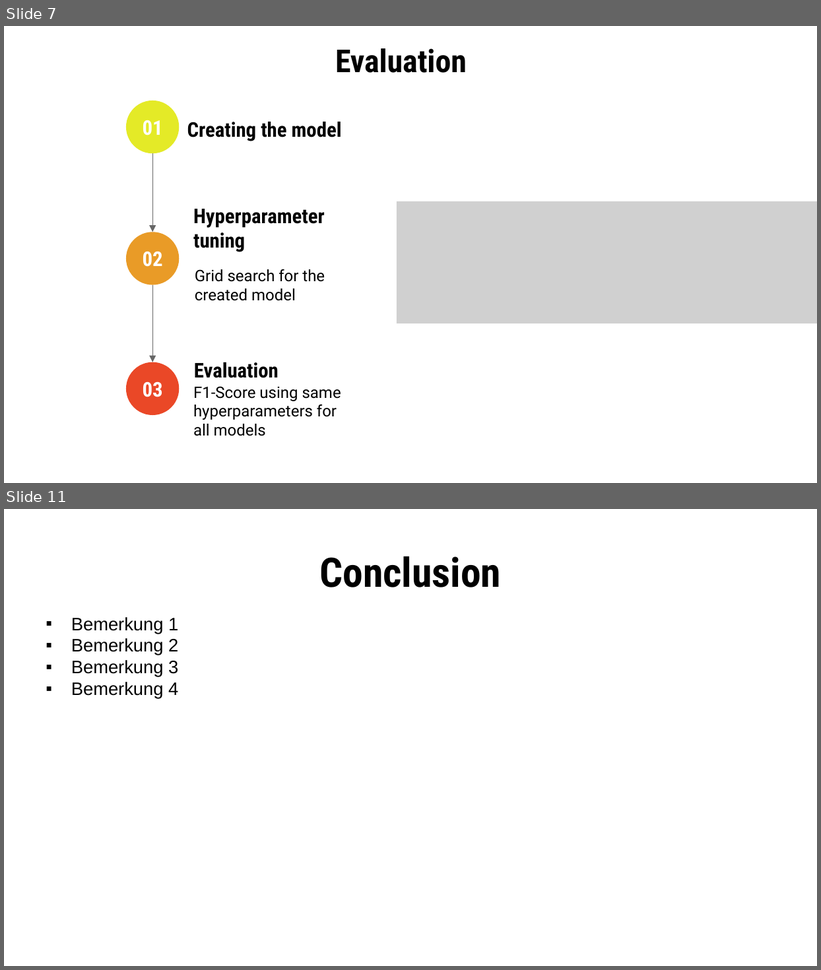
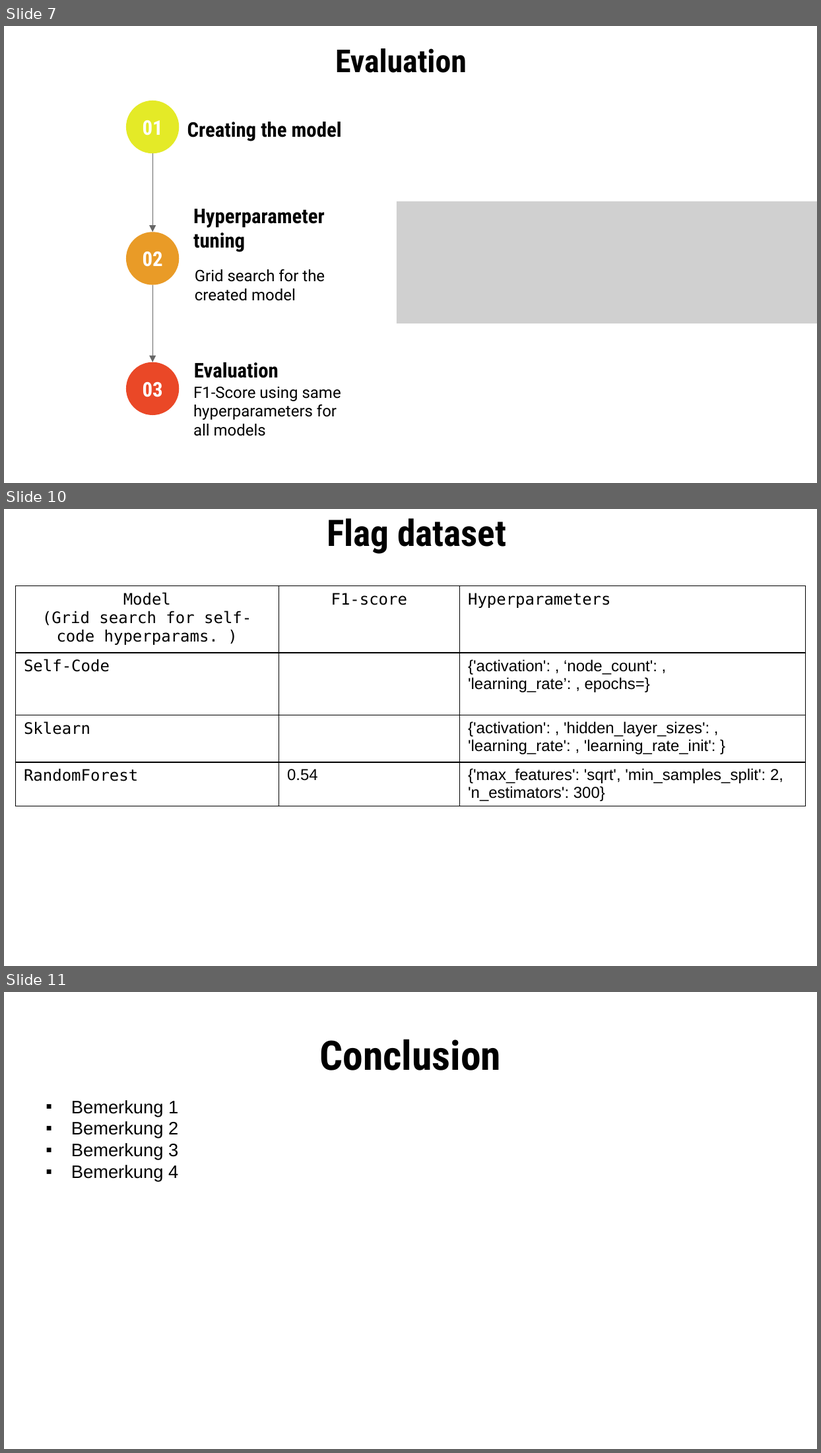
Before and after one commit to vschweitzer/ML_SS_23, a slide deck: src/NN_presentation.pptx. Shown one above the other, each under a label of ours: slides 7 and 11 before the commit, slides 7, 10 and 11 after it; the slides between them are not shown. The pictures are 821x970 and 821x1453 pixels, drawn with LibreOffice and Linux fonts; fonts in the diff are those of the drawing; grey boxes stand for pictures. Boxes give left, top, right and bottom in pixels: in the first picture for what was removed or moved away, otherwise in the second. Text is boxed around its words. In the diff, an @@ line names an element or a change of style, - is before the commit and + after.

```diff
--- a/src/NN_presentation.pptx
+++ b/src/NN_presentation.pptx
@@ slide 10 added at box(4, 509, 817, 966), background #FFFFFF @@
@@ title added at box(327, 518, 506, 554), 32.4 pt, text #000000, bold @@
+Flag dataset
@@ table added at box(15, 586, 805, 811), 4 rows, 3 columns @@
+Model / (Grid search for self-code hyperparams. ) | F1-score | Hyperparameters
+Self-Code |  | {'activation': , ‘node_count': , / 'learning_rate’: , epochs=}
+Sklearn |  | {'activation': , 'hidden_layer_sizes': , 'learning_rate': , 'learning_rate_init': }
+RandomForest | 0.54 | {'max_features': 'sqrt', 'min_samples_split': 2, 'n_estimators': 300}
```
Also in this commit, not shown: 2 other slides added.
